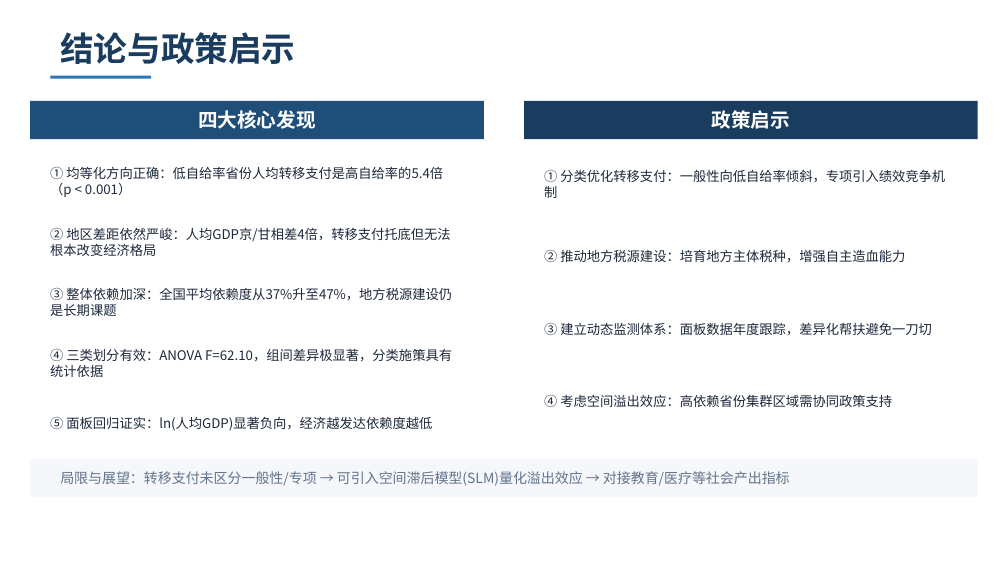
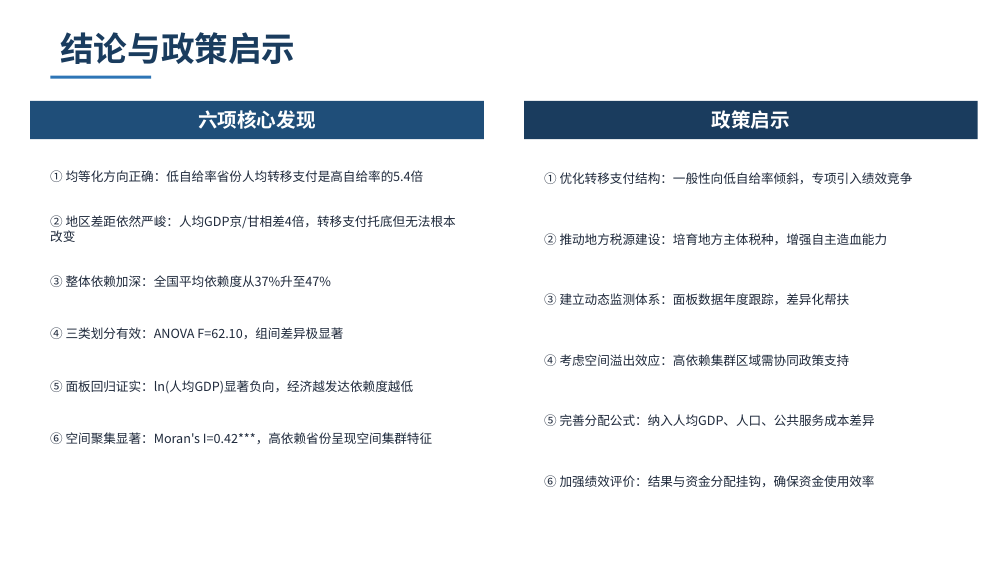
Before and after one commit to xonhaorun-afk/fiscal-transfer-analysis, a slide deck: slide 16 of output/课堂演示.pptx (slide 11 before the commit). Drawn at 1008x567 pixels with LibreOffice and Linux fonts; fonts in the diff are those of the drawing. Boxes give left, top, right and bottom in pixels: in the first picture for what was removed or moved away, otherwise in the second. Text is boxed around its words. In the diff, an @@ line names an element or a change of style, - is before the commit and + after.

Commit message:
update: 优化报告结构和PPT讲述逻辑，新增空间计量章节和政策启示

```diff
--- a/output/课堂演示.pptx
+++ b/output/课堂演示.pptx
@@ text at bbox=[198, 110, 316, 129]: text changed @@
-四大核心发现
+六项核心发现
@@ text at bbox=[50, 170, 424, 182]: text changed; size 9.5 to 9 pt @@
-① 均等化方向正确：低自给率省份人均转移支付是高自给率的5.4倍（p < 0.001）
+① 均等化方向正确：低自给率省份人均转移支付是高自给率的5.4倍
@@ text at bbox=[544, 172, 913, 184]: text changed; size 9.5 to 9 pt @@
-① 分类优化转移支付：一般性向低自给率倾斜，专项引入绩效竞争机制
+① 优化转移支付结构：一般性向低自给率倾斜，专项引入绩效竞争
@@ text at bbox=[50, 215, 456, 242]: text changed; size 9.5 to 9 pt @@
-② 地区差距依然严峻：人均GDP京/甘相差4倍，转移支付托底但无法根本改变经济格局
+② 地区差距依然严峻：人均GDP京/甘相差4倍，转移支付托底但无法根本改变
@@ text "② 推动地方税源建设：培育地方主体税种，增强自主造血能力": place and size @@
-text "② 推动地方税源建设：培育地方主体税种，增强自主造血能力" at bbox=[544, 249, 905, 262]
+text "② 推动地方税源建设：培育地方主体税种，增强自主造血能力" at bbox=[544, 233, 888, 245]
@@ text at bbox=[50, 275, 331, 287]: text changed; size 9.5 to 9 pt @@
-③ 整体依赖加深：全国平均依赖度从37%升至47%，地方税源建设仍是长期课题
+③ 整体依赖加深：全国平均依赖度从37%升至47%
@@ text at bbox=[544, 293, 850, 305]: text changed; size 9.5 to 9 pt @@
-③ 建立动态监测体系：面板数据年度跟踪，差异化帮扶避免一刀切
+③ 建立动态监测体系：面板数据年度跟踪，差异化帮扶
@@ text at bbox=[50, 327, 343, 339]: text changed; size 9.5 to 9 pt @@
-④ 三类划分有效：ANOVA F=62.10，组间差异极显著，分类施策具有统计依据
+④ 三类划分有效：ANOVA F=62.10，组间差异极显著
@@ text at bbox=[544, 354, 850, 366]: text changed; size 9.5 to 9 pt @@
-④ 考虑空间溢出效应：高依赖省份集群区域需协同政策支持
+④ 考虑空间溢出效应：高依赖集群区域需协同政策支持
@@ text "⑤ 面板回归证实：ln(人均GDP)显著负向，经济越发达依赖度越低": place and size @@
-text "⑤ 面板回归证实：ln(人均GDP)显著负向，经济越发达依赖度越低" at bbox=[50, 416, 432, 431]
+text "⑤ 面板回归证实：ln(人均GDP)显著负向，经济越发达依赖度越低" at bbox=[50, 380, 414, 394]
@@ size 9.5 to 9 pt in 3 elements at bbox=[544, 233, 888, 245], bbox=[50, 380, 414, 394], bbox=[50, 432, 432, 444] @@
@@ text "⑥ 空间聚集显著：Moran's I=0.42***，高依赖省份呈现空间集群特征": place and size @@
-text "⑥ 空间聚集显著：Moran's I=0.42***，高依赖省份呈现空间集群特征" at bbox=[50, 475, 452, 485]
+text "⑥ 空间聚集显著：Moran's I=0.42***，高依赖省份呈现空间集群特征" at bbox=[50, 432, 432, 444]
@@ text added at bbox=[544, 414, 875, 426], 9 pt, text #1E293B @@
+⑤ 完善分配公式：纳入人均GDP、人口、公共服务成本差异
@@ rectangle removed at bbox=[30, 459, 978, 497] @@
@@ text at bbox=[544, 475, 875, 487]: text changed; size 10 to 9 pt; text colour #64748B to #1E293B @@
-局限与展望：转移支付未区分一般性/专项 → 可引入空间滞后模型(SLM)量化溢出效应 → 对接教育/医疗等社会产出指标
+⑥ 加强绩效评价：结果与资金分配挂钩，确保资金使用效率
```
Also in this commit, not shown: 8 other slides changed, 7 slides added, 2 slides removed, 1 other file.
